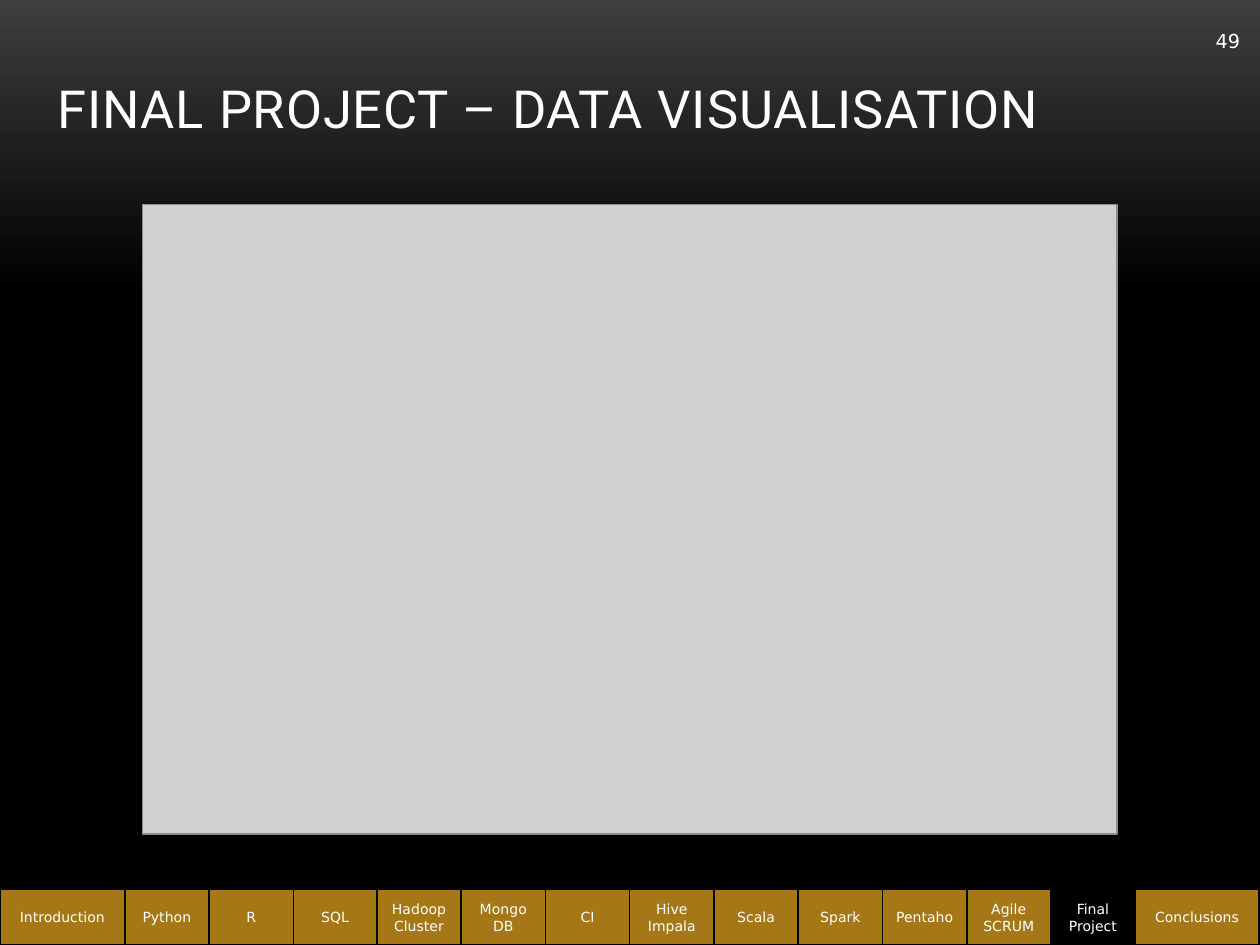
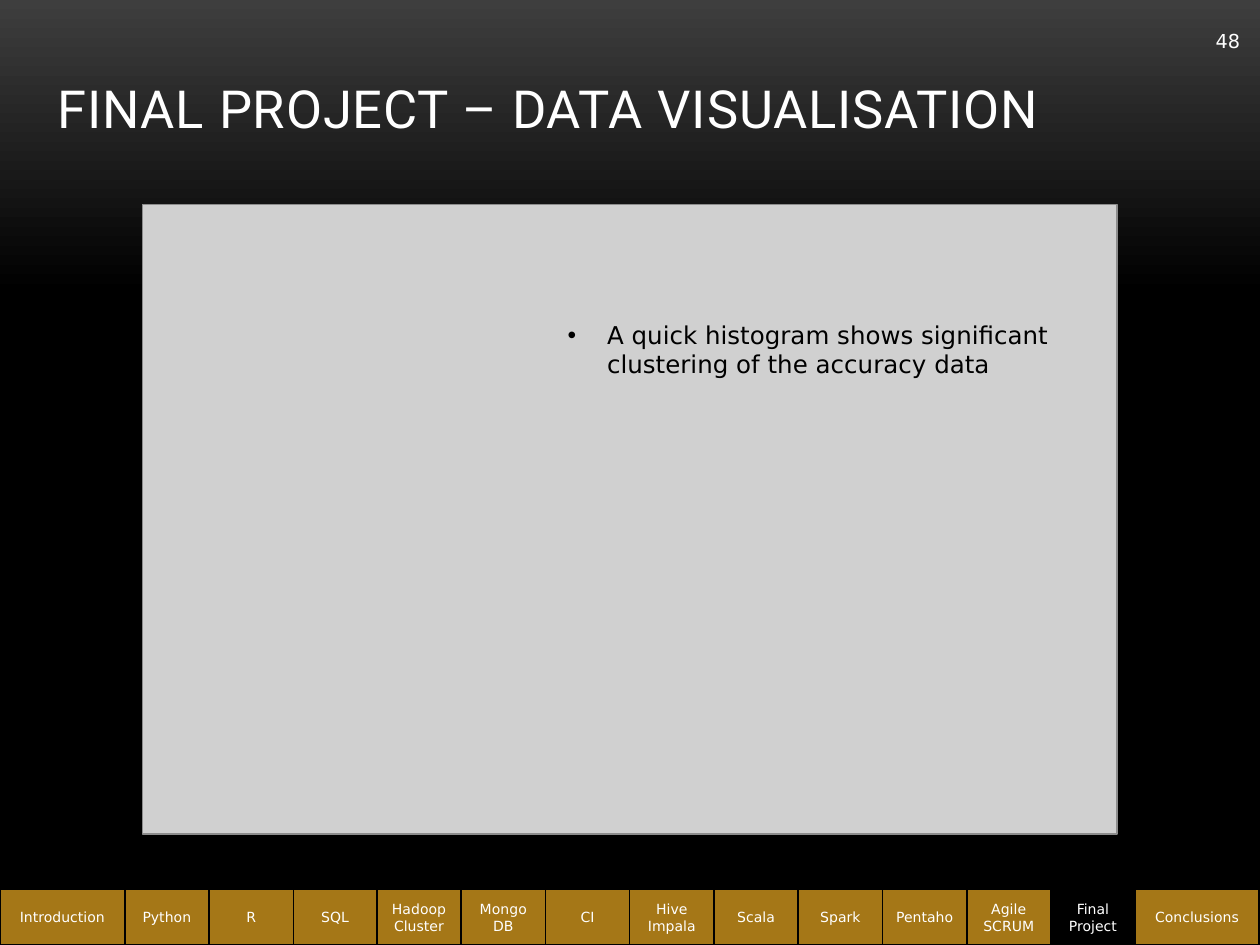
Before and after one commit to abe1ge/teletubbiesQAC, a slide deck: slide 48 of FinalPresentation.pptx (slide 49 before the commit). Drawn at 1260x945 pixels with LibreOffice and Linux fonts; fonts in the diff are those of the drawing; grey boxes stand for pictures; background and template pictures are left out. Boxes give left, top, right and bottom in pixels: in the first picture for what was removed or moved away, otherwise in the second. Text is boxed around its words. In the diff, an @@ line names an element or a change of style, - is before the commit and + after.

```diff
--- a/FinalPresentation.pptx
+++ b/FinalPresentation.pptx
@@ page number at box(1216, 33, 1240, 49): text changed @@
-49
+48
@@ text added at box(607, 325, 1048, 378), 14 pt, text #000000 @@
+• A quick histogram shows significant clustering of the accuracy data
```
Also in this commit, not shown: 18 other slides changed, 1 slide removed.
